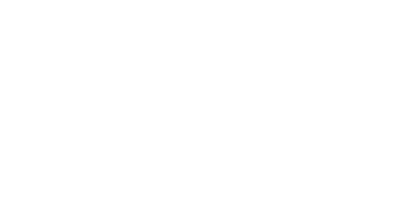
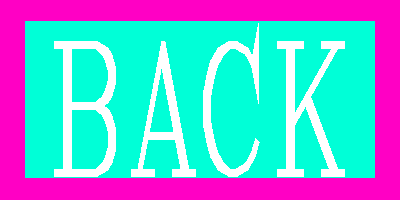
Before/after of a 400 × 200 layered artwork. What changed in the layer stack:
removed layer "Layer 0" over left=0, top=0, right=400, bottom=200
added layer "BACK" above "Rectangle 1" over left=54, top=23, right=345, bottom=177
added layer "Rectangle 1" above "Layer0" over left=25, top=21, right=375, bottom=178
added layer "Layer0" over left=0, top=0, right=400, bottom=200
